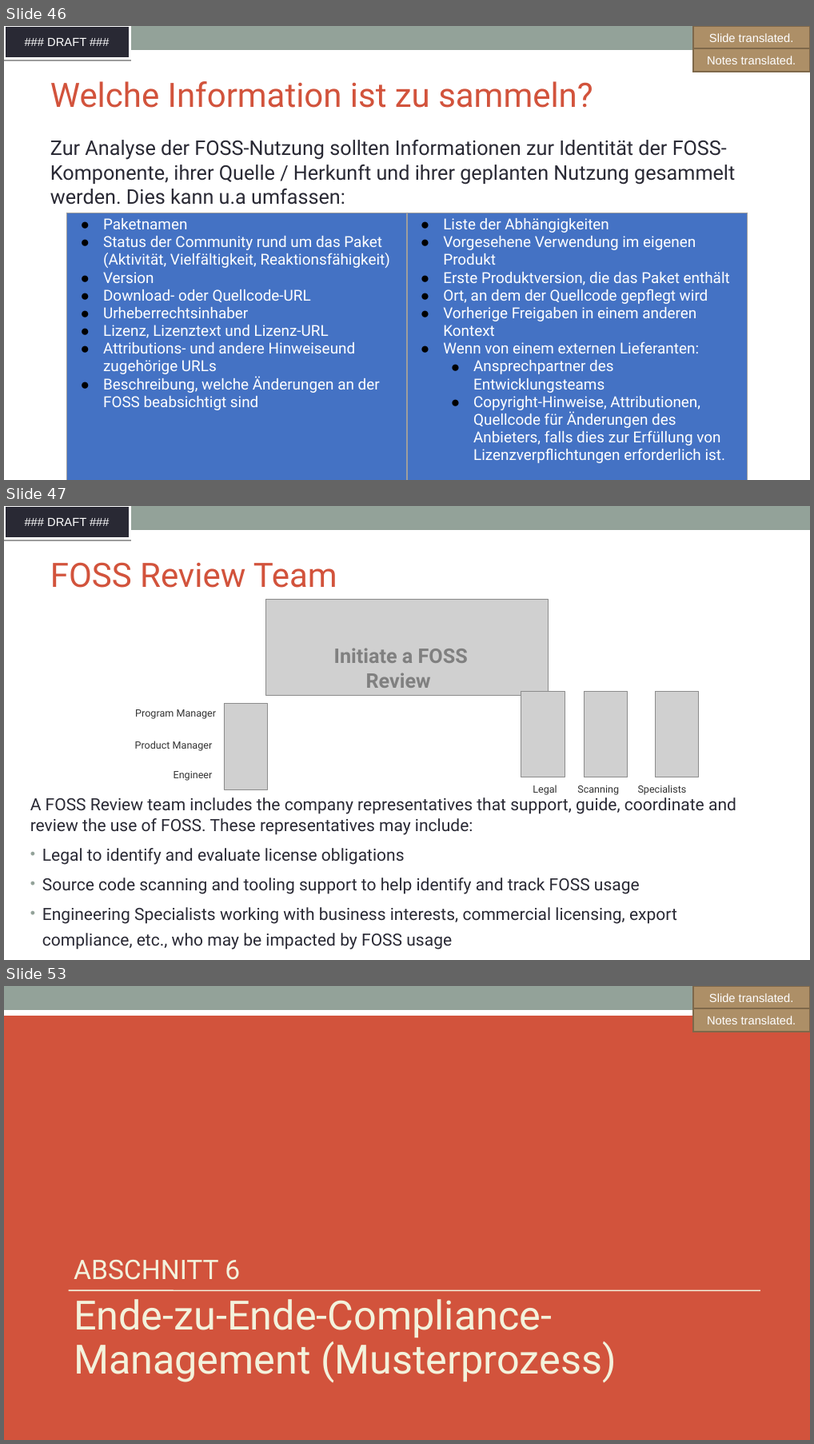
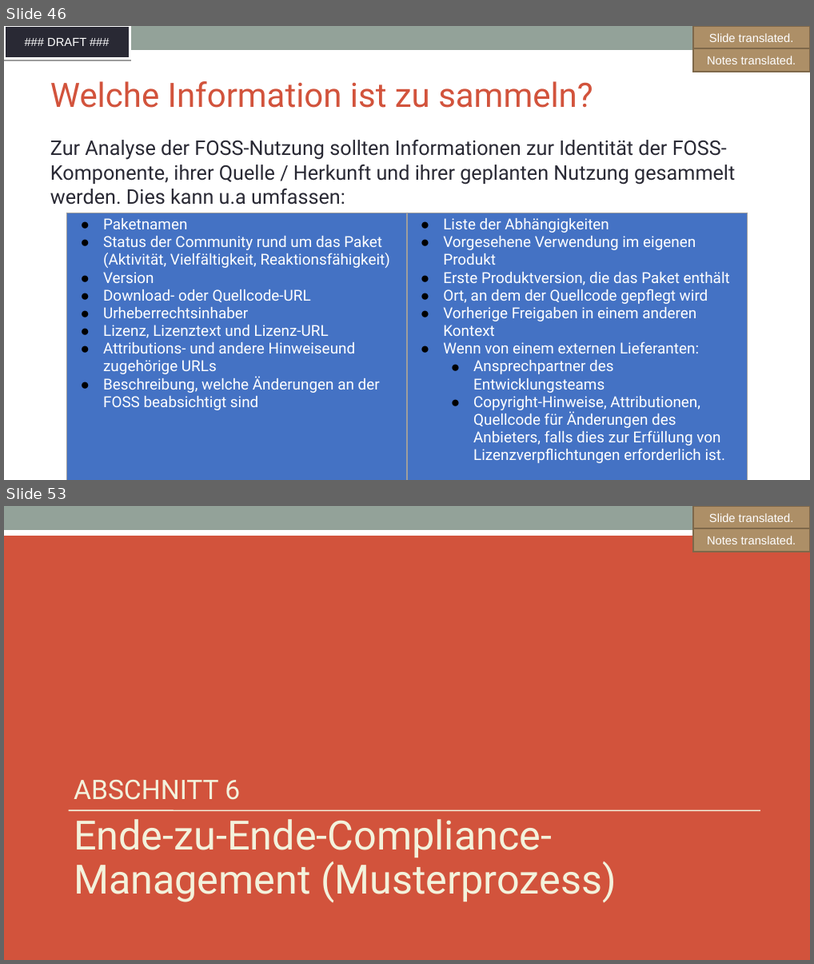
Before and after one commit to SThanheiser/curriculum, a slide deck: translation-DE/slides/DFT_openchain-curriculum-for-1-1_GER.odp. Shown one above the other, each under a label of ours: slides 46, 47 and 53 before the commit, slides 46 and 53 after it; the slides between them are not shown. The pictures are 814x1444 and 814x964 pixels, drawn with LibreOffice and Linux fonts; fonts in the diff are those of the drawing; grey boxes stand for pictures; background and template pictures are left out. Boxes give left, top, right and bottom in pixels: in the first picture for what was removed or moved away, otherwise in the second. Text is boxed around its words. In the diff, an @@ line names an element or a change of style, - is before the commit and + after.

```diff
--- a/translation-DE/slides/DFT_openchain-curriculum-for-1-1_GER.odp
+++ b/translation-DE/slides/DFT_openchain-curriculum-for-1-1_GER.odp
@@ slide 47 removed at bbox=[4, 506, 810, 960], background #FFFFFF; not listed: 2 template elements that a slide beside it also shows @@
@@ title removed at bbox=[50, 562, 338, 588] @@
-FOSS Review Team
@@ picture removed at bbox=[266, 599, 549, 696] @@
@@ text removed at bbox=[334, 648, 468, 688] @@
-Initiate a FOSS Review
@@ picture removed at bbox=[522, 691, 565, 777] @@
@@ picture removed at bbox=[584, 691, 628, 777] @@
@@ picture removed at bbox=[655, 691, 699, 777] @@
@@ text removed at bbox=[135, 709, 217, 719] @@
-Program Manager
@@ picture removed at bbox=[224, 704, 268, 789] @@
@@ text removed at bbox=[135, 740, 213, 751] @@
-Product Manager
@@ text removed at bbox=[174, 771, 213, 780] @@
-Engineer
@@ text removed at bbox=[533, 784, 557, 795] @@
-Legal
@@ text removed at bbox=[578, 785, 619, 795] @@
-Scanning
@@ text removed at bbox=[638, 784, 687, 795] @@
-Specialists
@@ text removed at bbox=[30, 797, 737, 949] @@
-A FOSS Review team includes the company representatives that support, guide, coordinate and review the use of FOSS. These representatives may include:
-• Legal to identify and evaluate license obligations
-• Source code scanning and tooling support to help identify and track FOSS usage
-• Engineering Specialists working with business interests, commercial licensing, export compliance, etc., who may be impacted by FOSS usage
```
Also in this commit, not shown: 2 slides changed, 6 slides added, 5 other slides removed, 1 other file.
